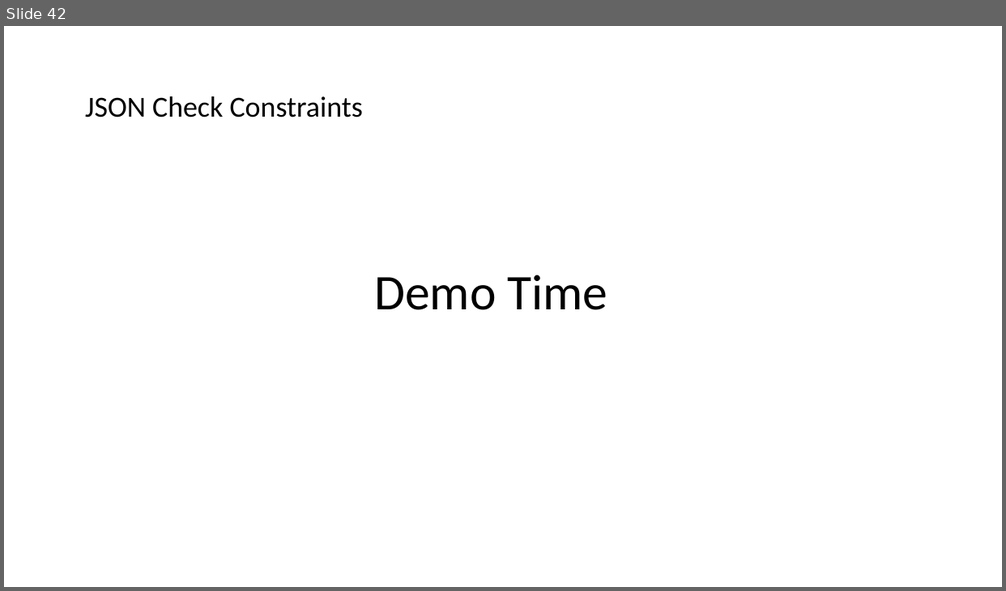
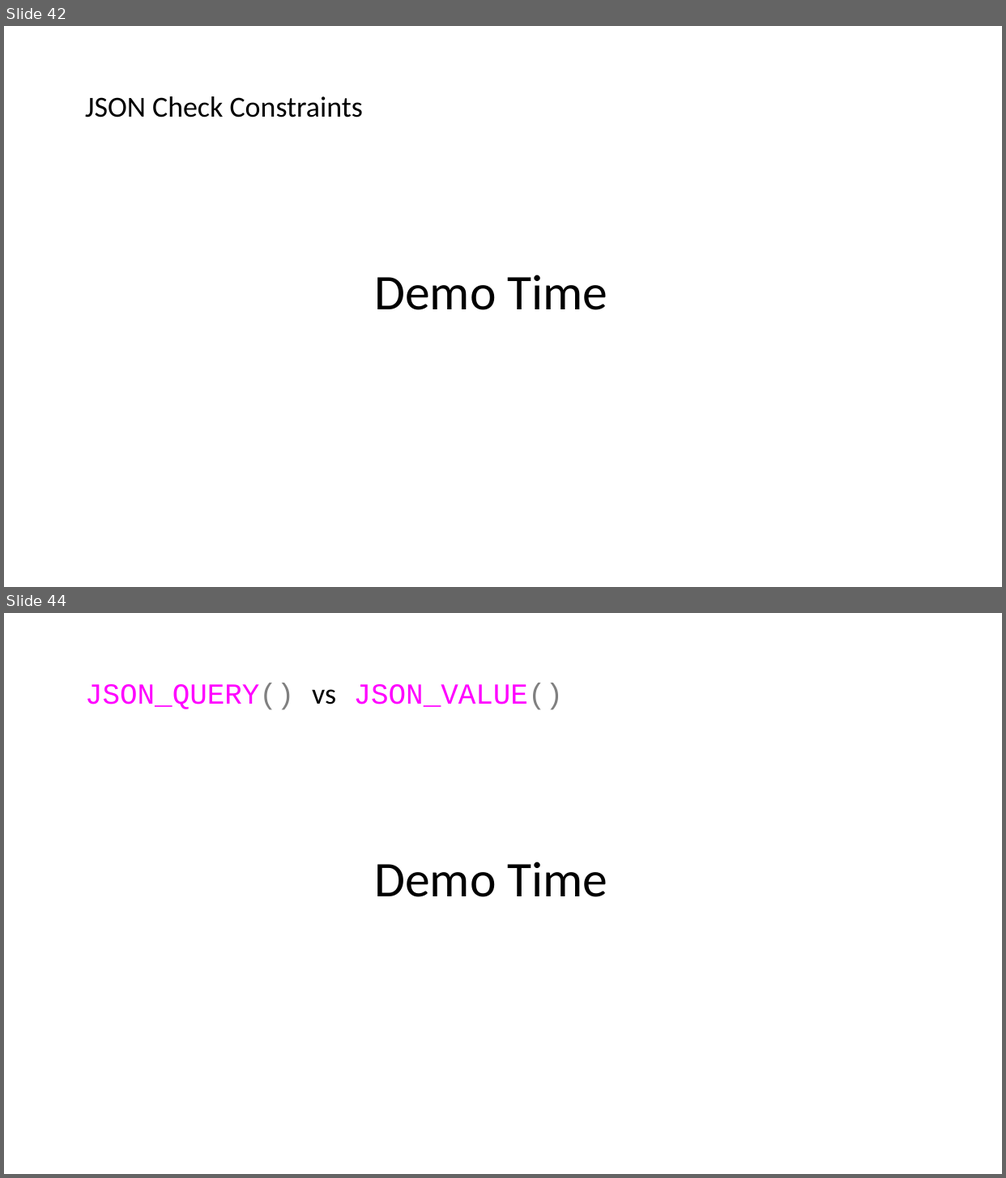
Before and after one commit to jbfoushee/MyPresentations, a slide deck: TSQL_JSON_Operators/TSQL_JSON_Operators.pptx. Shown one above the other, each under a label of ours: slide 42 before the commit, slides 42 and 44 after it; the slides between them are not shown. The pictures are 1006x591 and 1006x1178 pixels, drawn with LibreOffice and Linux fonts; fonts in the diff are those of the drawing. Boxes give left, top, right and bottom in pixels: in the first picture for what was removed or moved away, otherwise in the second. Text is boxed around its words. In the diff, an @@ line names an element or a change of style, - is before the commit and + after.

```diff
--- a/TSQL_JSON_Operators/TSQL_JSON_Operators.pptx
+++ b/TSQL_JSON_Operators/TSQL_JSON_Operators.pptx
@@ slide 44 added at [4,613,1002,1174], background #FFFFFF @@
@@ text added at [85,683,563,710], 28 pt, text #FF00FF @@
+JSON_QUERY() vs JSON_VALUE()
@@ text added at [374,862,607,897], 48 pt, text #000000 @@
+Demo Time
```
Also in this commit, not shown: 4 slides changed, 5 other files.
